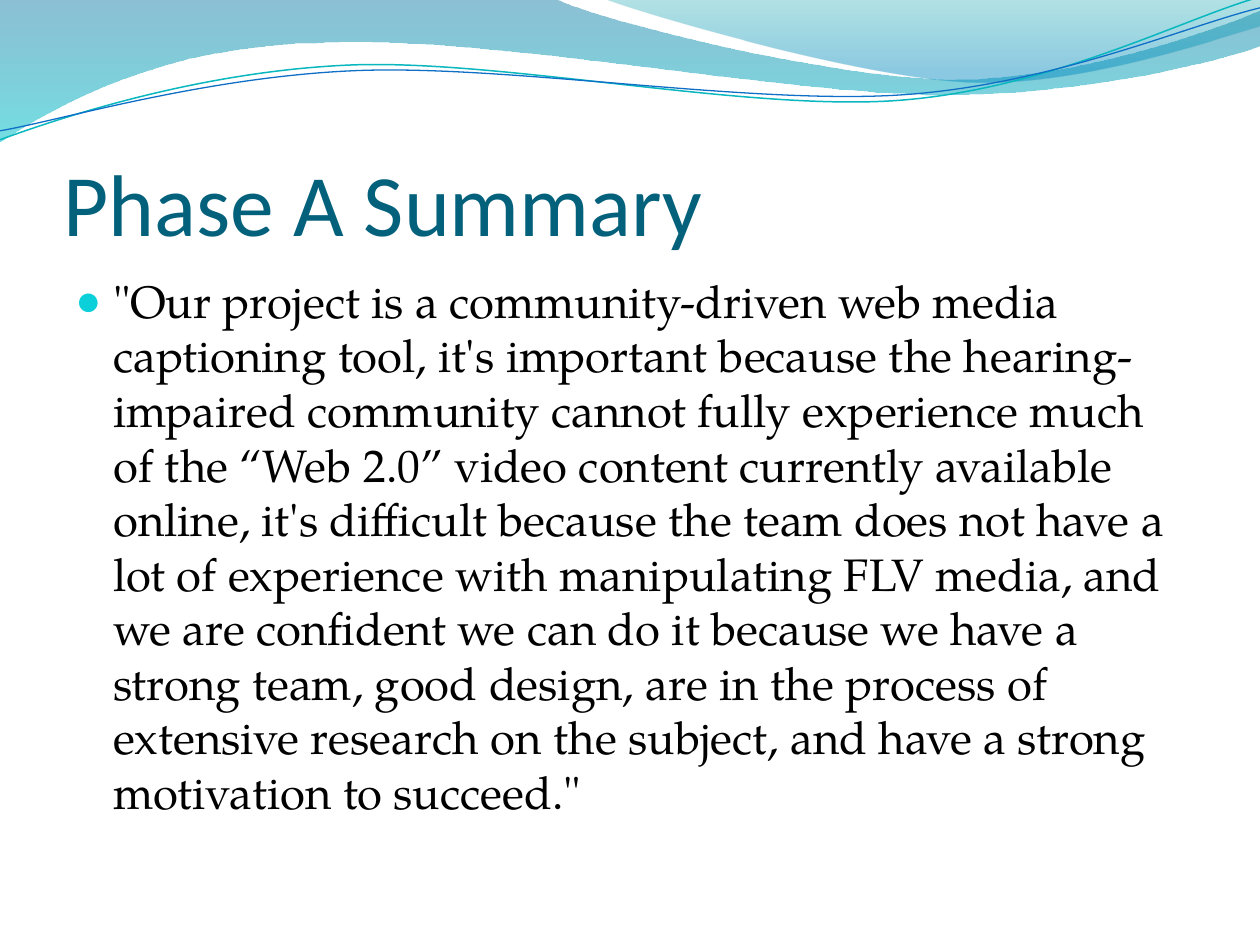
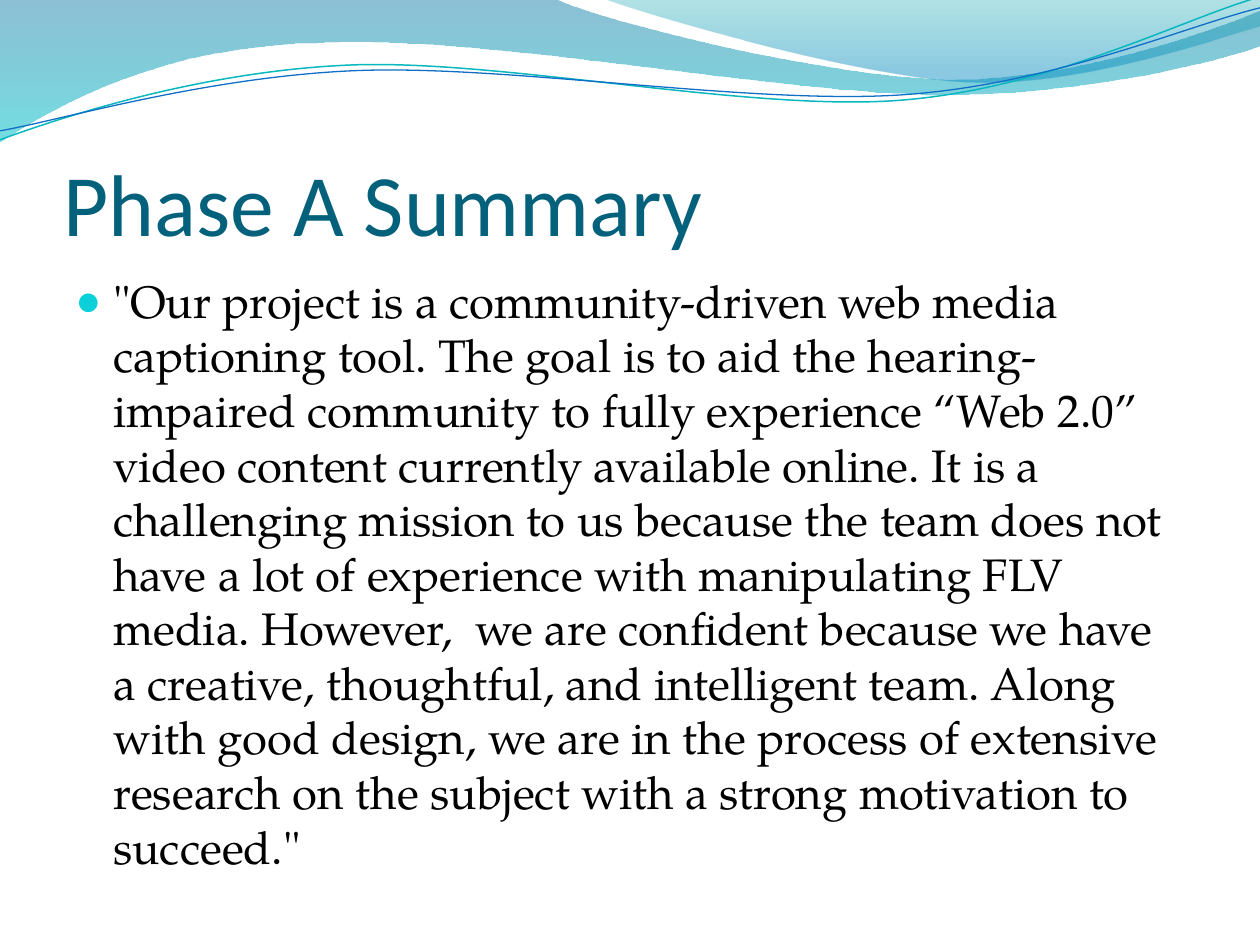
Before and after one commit to ProjPossibility/pp-community-captioner, a slide deck: slide 4 of Presentations/PDR.pptx. Drawn at 1260x945 pixels with LibreOffice and Linux fonts; fonts in the diff are those of the drawing; background and template pictures are left out. Boxes give left, top, right and bottom in pixels: in the first picture for what was removed or moved away, otherwise in the second. Text is boxed around its words. In the diff, an @@ line names an element or a change of style, - is before the commit and + after.

```diff
--- a/Presentations/PDR.pptx
+++ b/Presentations/PDR.pptx
@@ text at <box>113,285,1162,865</box>: text changed @@
-● "Our project is a community-driven web media captioning tool, it's important because the hearing-impaired community cannot fully experience much of the “Web 2.0” video content currently available online, it's difficult because the team does not have a lot of experience with manipulating FLV media, and we are confident we can do it because we have a strong team, good design, are in the process of extensive research on the subject, and have a strong motivation to succeed."
+● "Our project is a community-driven web media captioning tool. The goal is to aid the hearing-impaired community to fully experience “Web 2.0” video content currently available online. It is a challenging mission to us because the team does not have a lot of experience with manipulating FLV media. However, we are confident because we have a creative, thoughtful, and intelligent team. Along with good design, we are in the process of extensive research on the subject with a strong motivation to succeed."
```
Also in this commit, not shown: 1 other slide changed.
